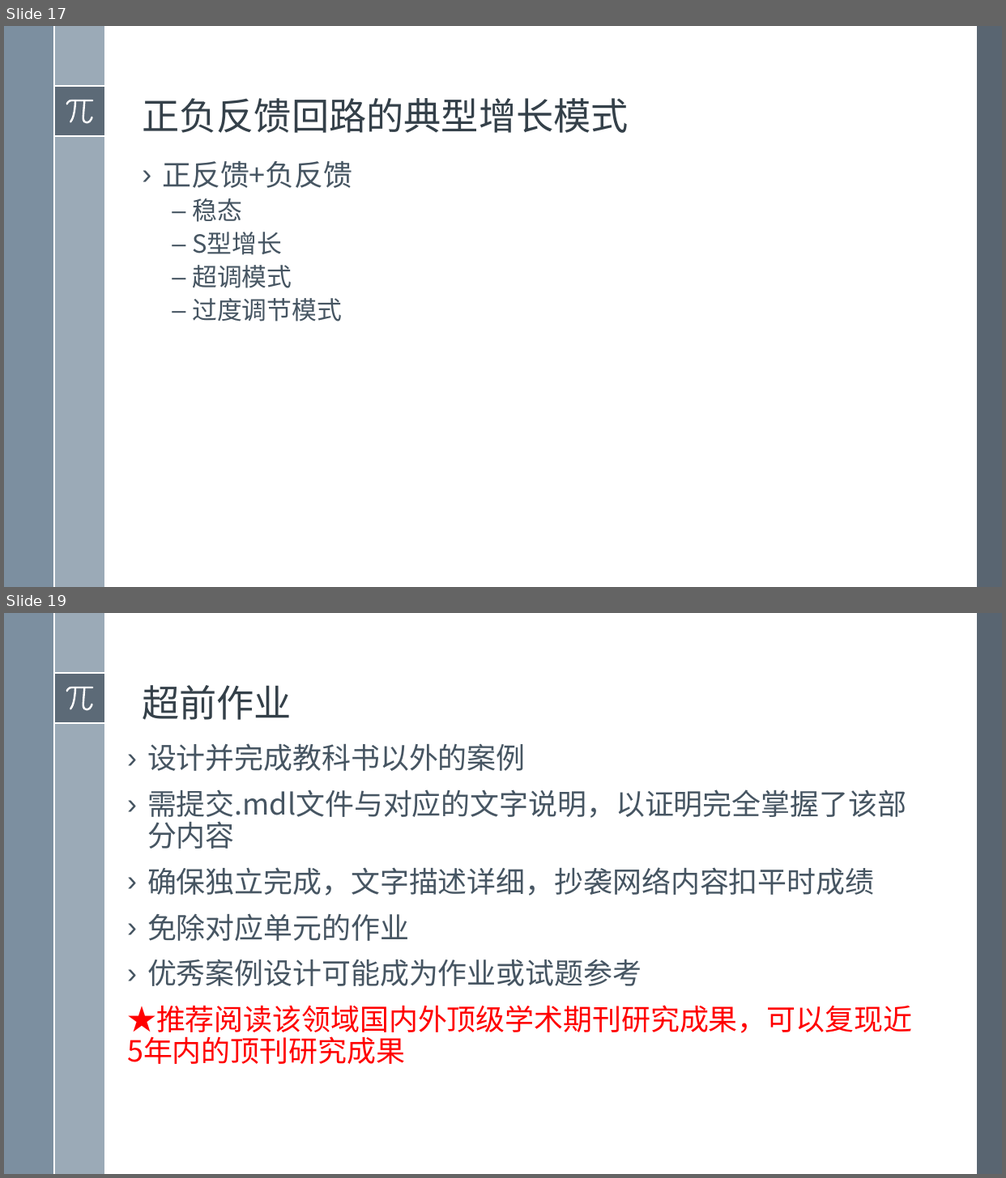
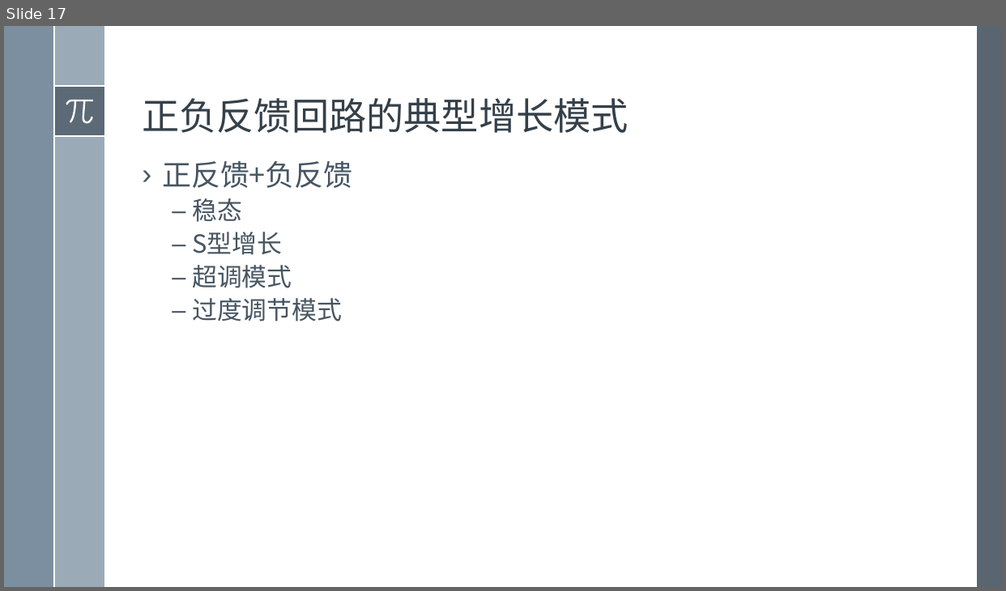
Before and after one commit to exoplanetX/SystemDynamics, a slide deck: 2019系统仿真-10-多回路系统.pptx. Shown one above the other, each under a label of ours: slides 17 and 19 before the commit, slide 17 after it; the slides between them are not shown. The pictures are 1006x1178 and 1006x591 pixels, drawn with LibreOffice and Linux fonts; fonts in the diff are those of the drawing. Boxes give left, top, right and bottom in pixels: in the first picture for what was removed or moved away, otherwise in the second. Text is boxed around its words. In the diff, an @@ line names an element or a change of style, - is before the commit and + after.

```diff
--- a/2019系统仿真-10-多回路系统.pptx
+++ b/2019系统仿真-10-多回路系统.pptx
@@ slide 19 removed at (4, 613, 1002, 1174), background #FFFFFF; not listed: 8 template elements that a slide beside it also shows @@
@@ title removed at (142, 685, 292, 720) @@
-超前作业
@@ text removed at (127, 743, 912, 1064) @@
-› 设计并完成教科书以外的案例
-› 需提交.mdl文件与对应的文字说明，以证明完全掌握了该部分内容
-› 确保独立完成，文字描述详细，抄袭网络内容扣平时成绩
-› 免除对应单元的作业
-› 优秀案例设计可能成为作业或试题参考
-★推荐阅读该领域国内外顶级学术期刊研究成果，可以复现近5年内的顶刊研究成果
```
Also in this commit, not shown: 1 other slide removed, 1 other file.
